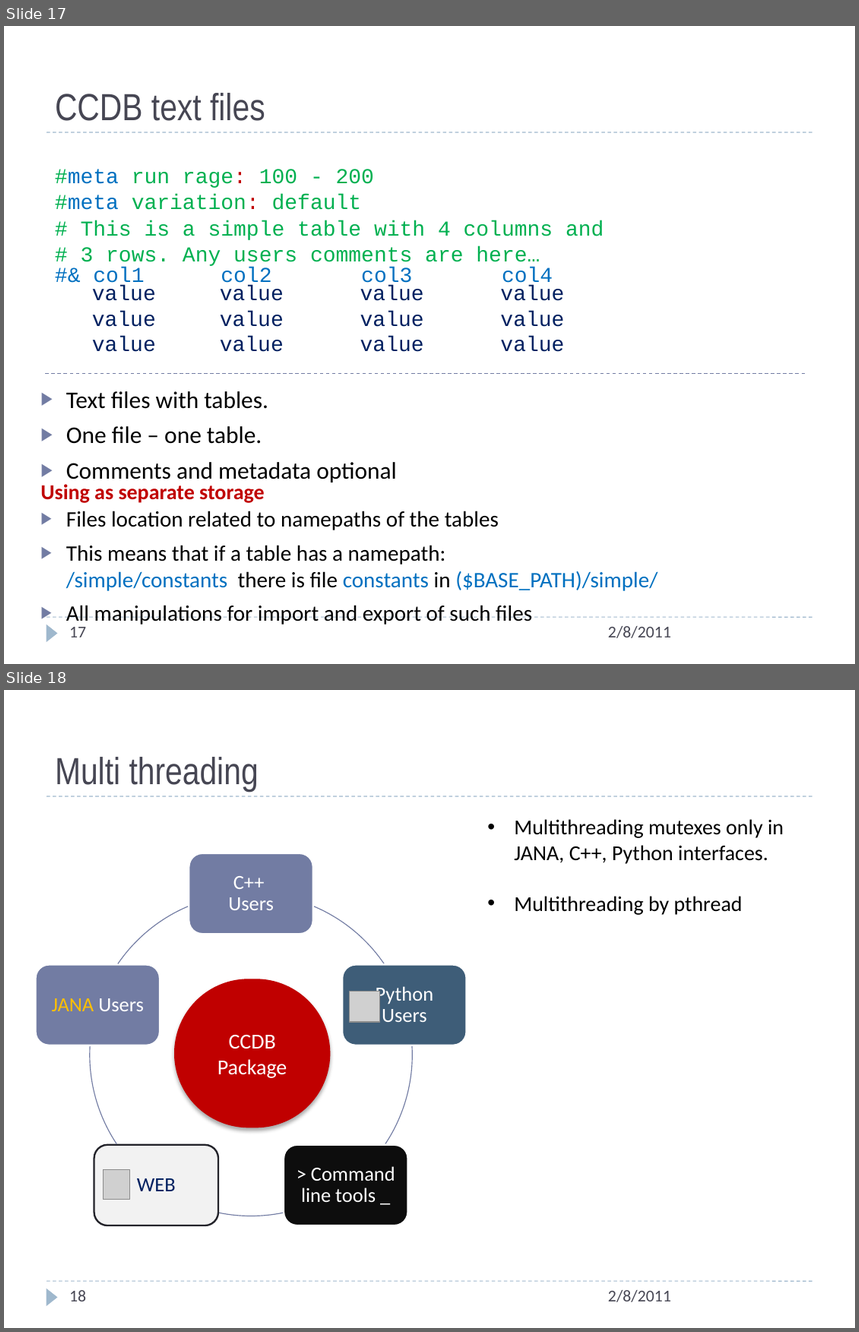
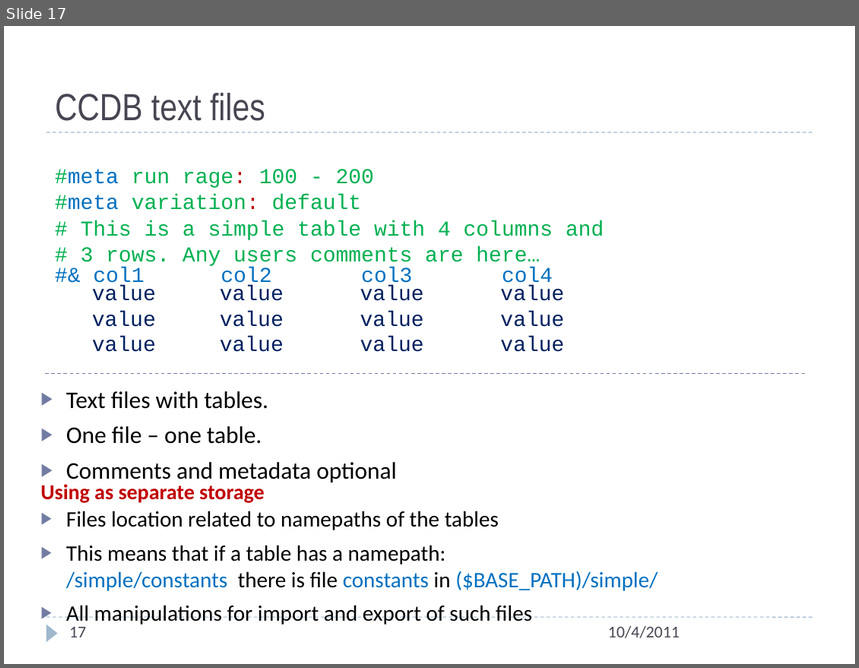
Before and after one commit to JeffersonLab/ccdb, a slide deck: doc/ccdb_design_romanovda.pptx. Shown one above the other, each under a label of ours: slides 17 and 18 before the commit, slide 17 after it. The pictures are 859x1332 and 859x668 pixels, drawn with LibreOffice and Linux fonts; fonts in the diff are those of the drawing; grey boxes stand for pictures. Boxes give left, top, right and bottom in pixels: in the first picture for what was removed or moved away, otherwise in the second. Text is boxed around its words. In the diff, an @@ line names an element or a change of style, - is before the commit and + after.

Commit message:
basic tab completion for ccdb cli. New presentation in docs. Several bugs fixed

```diff
--- a/doc/ccdb_design_romanovda.pptx
+++ b/doc/ccdb_design_romanovda.pptx
@@ slide 18 removed at <box>4,690,855,1328</box>, background #FFFFFF; not listed: 3 template elements that a slide beside it also shows @@
@@ title removed at <box>55,757,259,792</box> @@
-Multi threading
@@ text removed at <box>514,819,784,915</box> @@
-• Multithreading mutexes only in JANA, C++, Python interfaces.
-• Multithreading by pthread
@@ group removed at <box>35,853,466,1227</box>: 5 rounded rectangles, 5 texts, 5 freeform shapes @@
-C++
-Users
-Python Users
-> Command line tools _
-WEB
-JANA Users
@@ rounded rectangle removed at <box>174,980,330,1129</box> @@
-CCDB
-Package
@@ picture removed at <box>350,991,380,1022</box> @@
@@ picture removed at <box>104,1170,130,1200</box> @@
@@ page number removed at <box>69,1290,86,1302</box> @@
-18
@@ text removed at <box>608,1290,671,1303</box> @@
-2/8/2011
@@ slide 17 changed as well @@
@@ text at <box>608,626,680,639</box>: text changed @@
-2/8/2011
+10/4/2011
```
Also in this commit, not shown: 19 other slides changed, 6 slides added, 14 other files.
